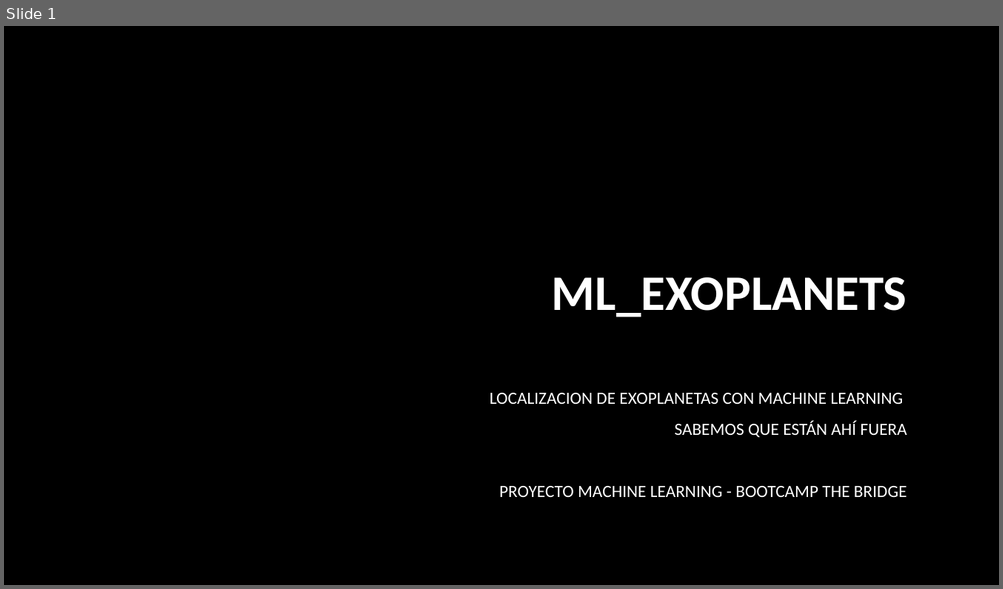
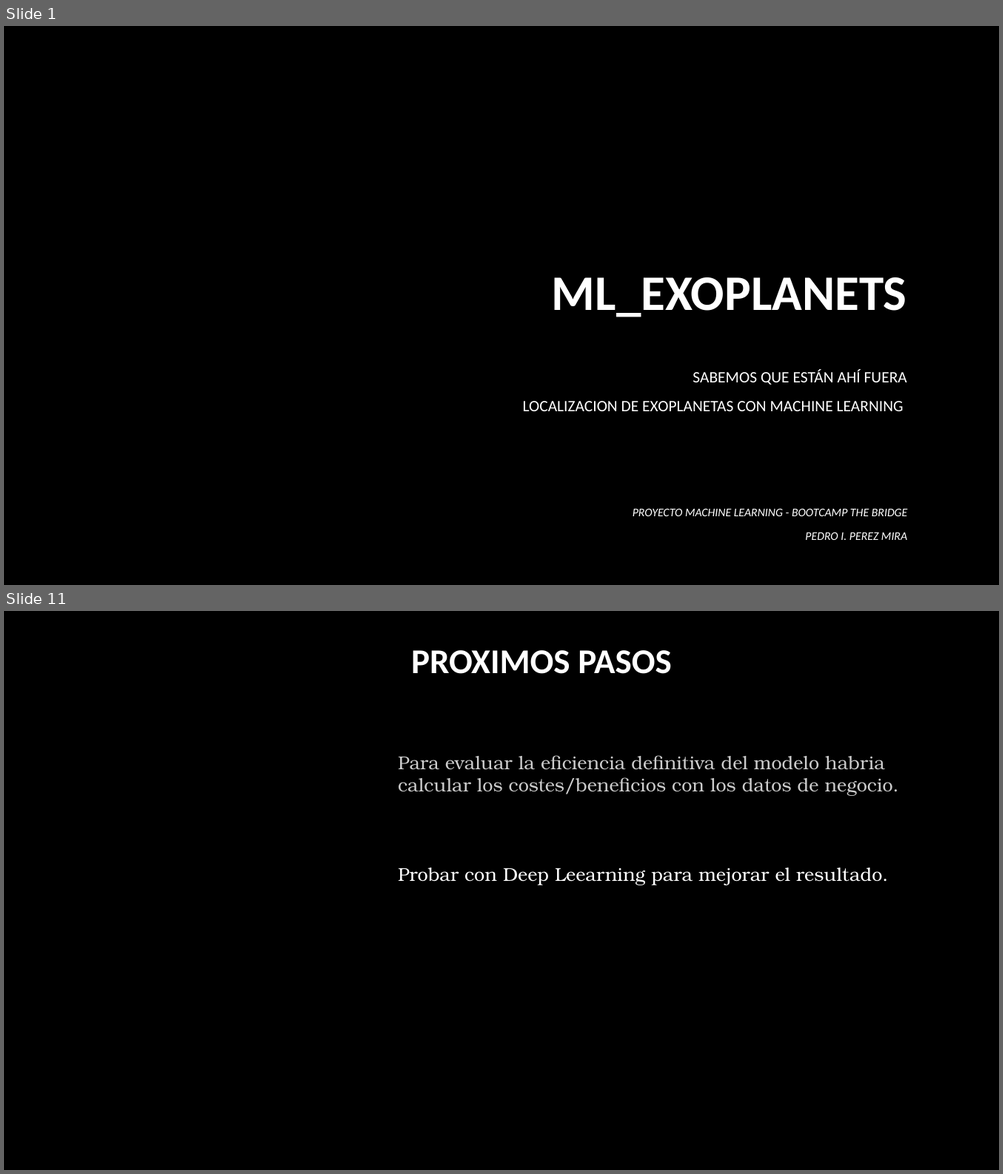
Before and after one commit to PIPM2001/ML_EXOPLANETS, a slide deck: ML_EXOPLANETS.pptx. Shown one above the other, each under a label of ours: slide 1 before the commit, slides 1 and 11 after it; the slides between them are not shown. The pictures are 1003x589 and 1003x1174 pixels, drawn with LibreOffice and Linux fonts; fonts in the diff are those of the drawing; background and template pictures are left out. Boxes give left, top, right and bottom in pixels: in the first picture for what was removed or moved away, otherwise in the second. Text is boxed around its words. In the diff, an @@ line names an element or a change of style, - is before the commit and + after.

```diff
--- a/ML_EXOPLANETS.pptx
+++ b/ML_EXOPLANETS.pptx
@@ slide 11 added at box(4, 611, 999, 1170), background picture (left out) @@
@@ text added at box(411, 650, 671, 674), 33.6 pt, text #FFFFFF, bold @@
+PROXIMOS PASOS
@@ text added at box(398, 755, 899, 886), 18 pt, text #CCCCCC @@
+Para evaluar la eficiencia definitiva del modelo habria calcular los costes/beneficios con los datos de negocio.
+Probar con Deep Leearning para mejorar el resultado.
@@ slide 1 changed as well @@
@@ subtitle "SABEMOS QUE ESTÁN AHÍ FUERA": place and size @@
-subtitle "SABEMOS QUE ESTÁN AHÍ FUERA" at box(489, 393, 907, 497)
+subtitle "SABEMOS QUE ESTÁN AHÍ FUERA" at box(523, 369, 907, 412)
@@ subtitle at box(692, 369, 907, 385): paragraph added @@
+SABEMOS QUE ESTÁN AHÍ FUERA
@@ subtitle at box(523, 401, 903, 412): size 16.6 to 15.3 pt in "LOCALIZACION DE EXOPLANETAS CON MACHINE LEARNING" @@
@@ subtitle at box(499, 421, 907, 497): paragraphs removed @@
-SABEMOS QUE ESTÁN AHÍ FUERA
-PROYECTO MACHINE LEARNING - BOOTCAMP THE BRIDGE
@@ text added at box(632, 508, 908, 540), 11.2 pt, text #FFFFFF, italic @@
+PROYECTO MACHINE LEARNING - BOOTCAMP THE BRIDGE
+PEDRO I. PEREZ MIRA
```
Also in this commit, not shown: 1 other slide changed, 9 other slides added, 1 slide removed, 1 other file.
